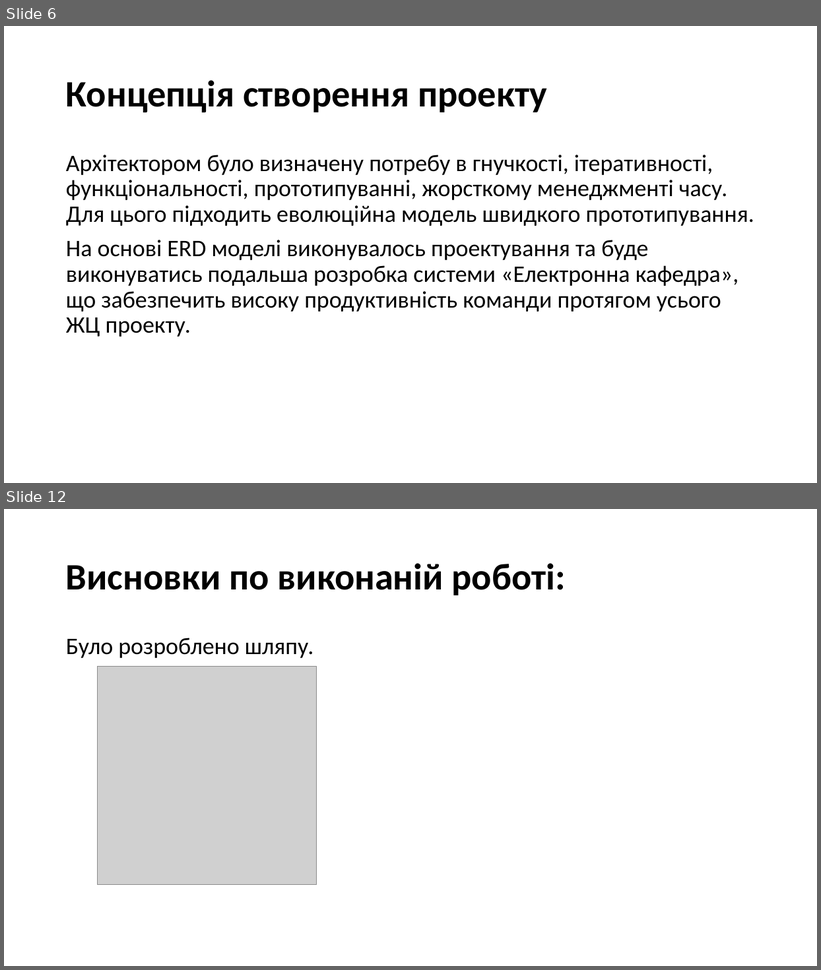
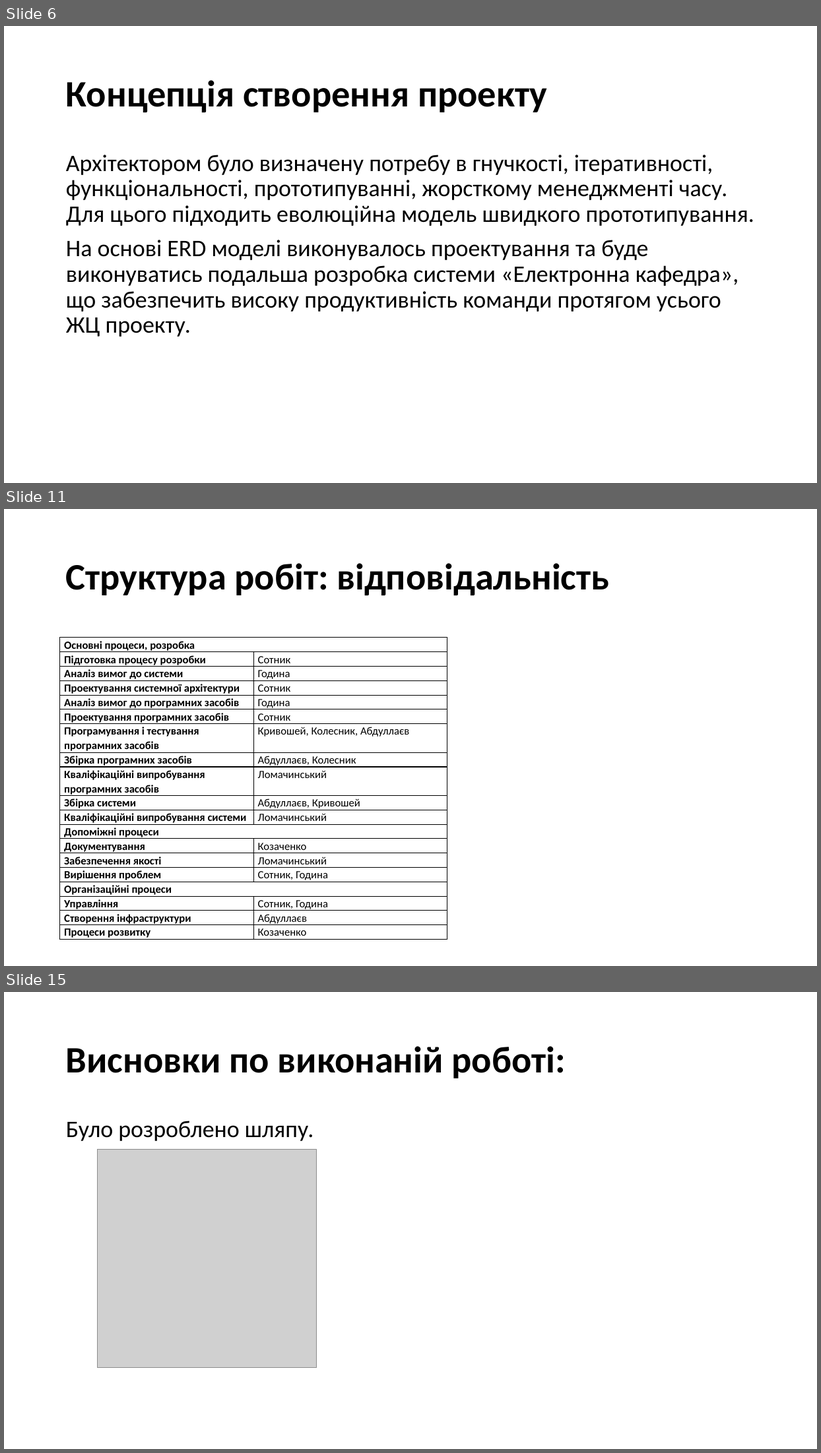
Before and after one commit to d3mage/elektronna_kafedra, a slide deck: elektronna_kafedra.pptx. Shown one above the other, each under a label of ours: slides 6 and 12 before the commit, slides 6, 11 and 15 after it; the slides between them are not shown. The pictures are 821x970 and 821x1453 pixels, drawn with LibreOffice and Linux fonts; fonts in the diff are those of the drawing; grey boxes stand for pictures. Boxes give left, top, right and bottom in pixels: in the first picture for what was removed or moved away, otherwise in the second. Text is boxed around its words. In the diff, an @@ line names an element or a change of style, - is before the commit and + after.

```diff
--- a/elektronna_kafedra.pptx
+++ b/elektronna_kafedra.pptx
@@ slide 11 added at (4,509,817,966), background #FFFFFF @@
@@ title added at (66,563,609,595), 44 pt, text #000000, bold @@
+Структура робіт: відповідальність
@@ table added at (60,638,448,941), 19 rows, 2 columns @@
+Основні процеси, розробка | 
+Підготовка процесу розробки | Сотник
+Аналіз вимог до системи | Година
+Проектування системної архітектури | Сотник
+Аналіз вимог до програмних засобів | Година
+Проектування програмних засобів | Сотник
+Програмування і тестування програмних засобів | Кривошей, Колесник, Абдуллаєв
+Збірка програмних засобів | Абдуллаєв, Колесник
+Кваліфікаційні випробування програмних засобів | Ломачинський
+Збірка системи | Абдуллаєв, Кривошей
+Кваліфікаційні випробування системи | Ломачинський
+Допоміжні процеси | 
+Документування | Козаченко
+Забезпечення якості | Ломачинський
+Вирішення проблем | Сотник, Година
+Організаційні процеси | 
+Управління | Сотник, Година
+Створення інфраструктури | Абдуллаєв
+Процеси розвитку | Козаченко
@@ what was slide 12 is now slide 15 @@
```
Also in this commit, not shown: 1 slide changed, 7 other slides added, 5 slides removed, 1 other file.
